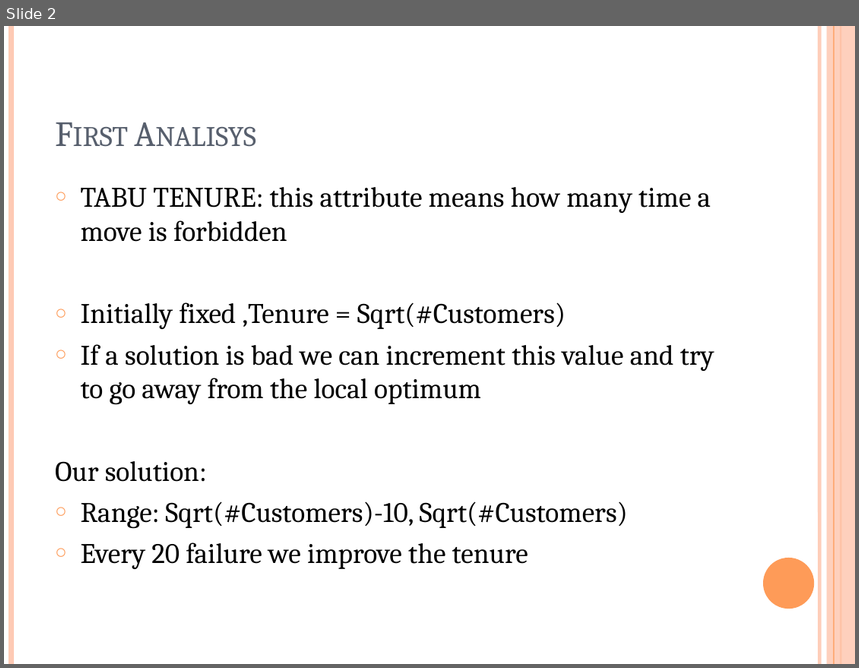
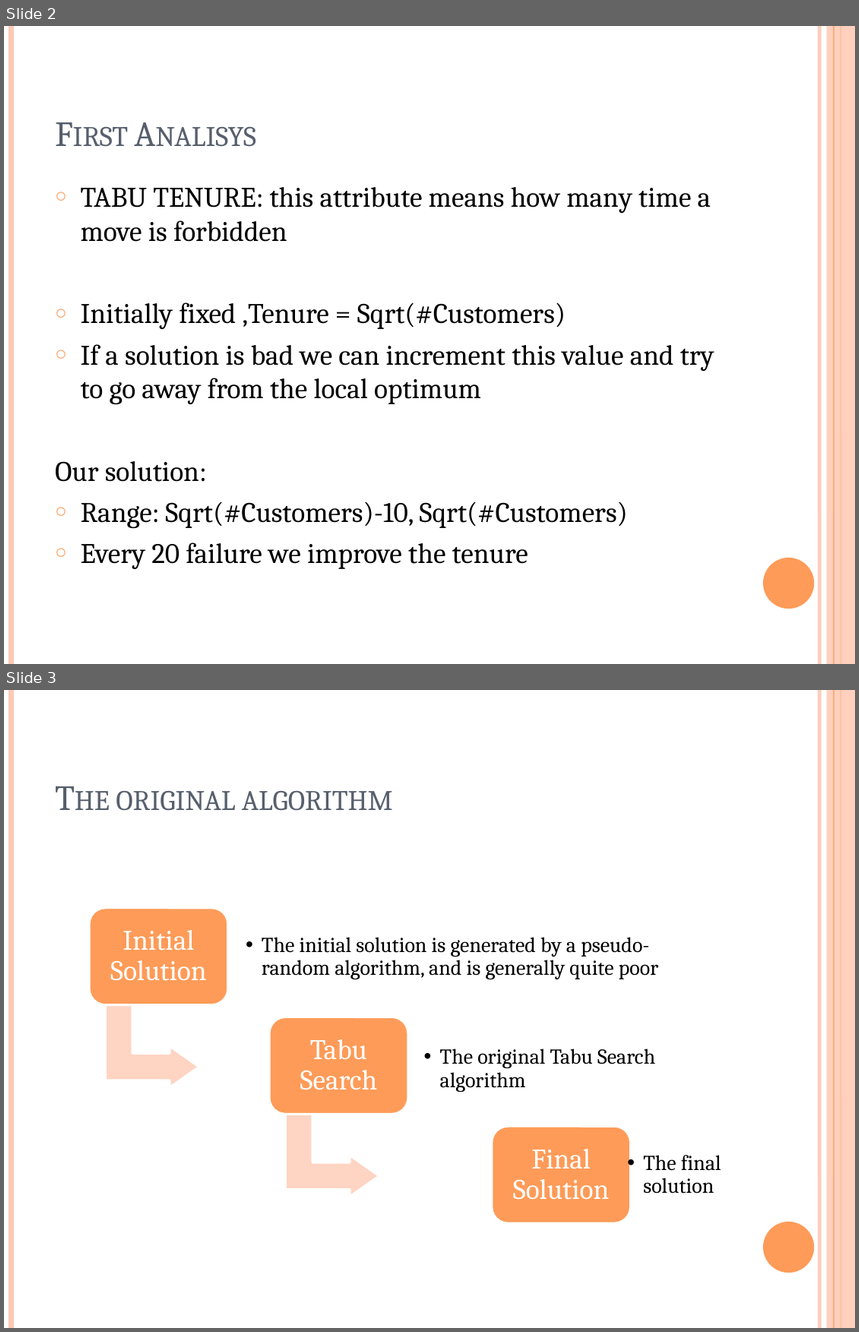
Before and after one commit to matteougolotti/OMA-Assignment, a slide deck: Documenti/OMA ASSIGNMENT 2014.pptx. Shown one above the other, each under a label of ours: slide 2 before the commit, slides 2 and 3 after it. The pictures are 859x668 and 859x1332 pixels, drawn with LibreOffice and Linux fonts; fonts in the diff are those of the drawing. Boxes give left, top, right and bottom in pixels: in the first picture for what was removed or moved away, otherwise in the second. Text is boxed around its words. In the diff, an @@ line names an element or a change of style, - is before the commit and + after.

```diff
--- a/Documenti/OMA ASSIGNMENT 2014.pptx
+++ b/Documenti/OMA ASSIGNMENT 2014.pptx
@@ slide 3 added at box(4, 690, 855, 1328), background #FFFFFF; not listed: 6 template elements that a slide beside it also shows @@
@@ title added at box(116, 791, 393, 811), 30 pt, text #575F6D, small capitals @@
+The original algorithm
@@ group added at box(89, 908, 721, 1224): 6 texts, 3 rounded rectangles, 2 bent up arrows @@
+Initial Solution
+  •• The initial solution is generated by a pseudo-random algorithm, and is generally quite poor
+Tabu Search
+  •• The original Tabu Search algorithm
+Final Solution
+  •• The final solution
```
Also in this commit, not shown: 1 slide changed, 4 other slides added, 1 slide removed.
